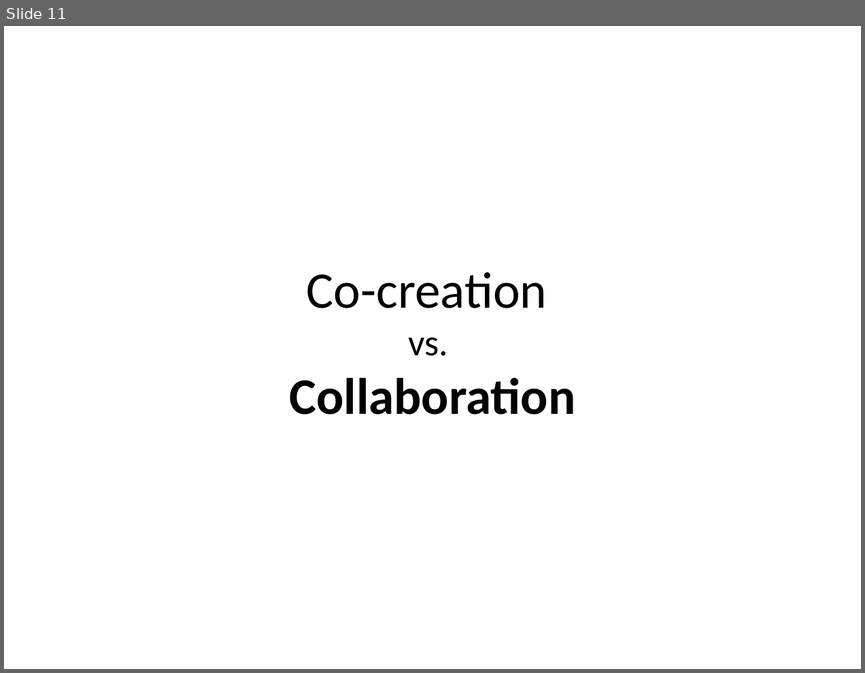
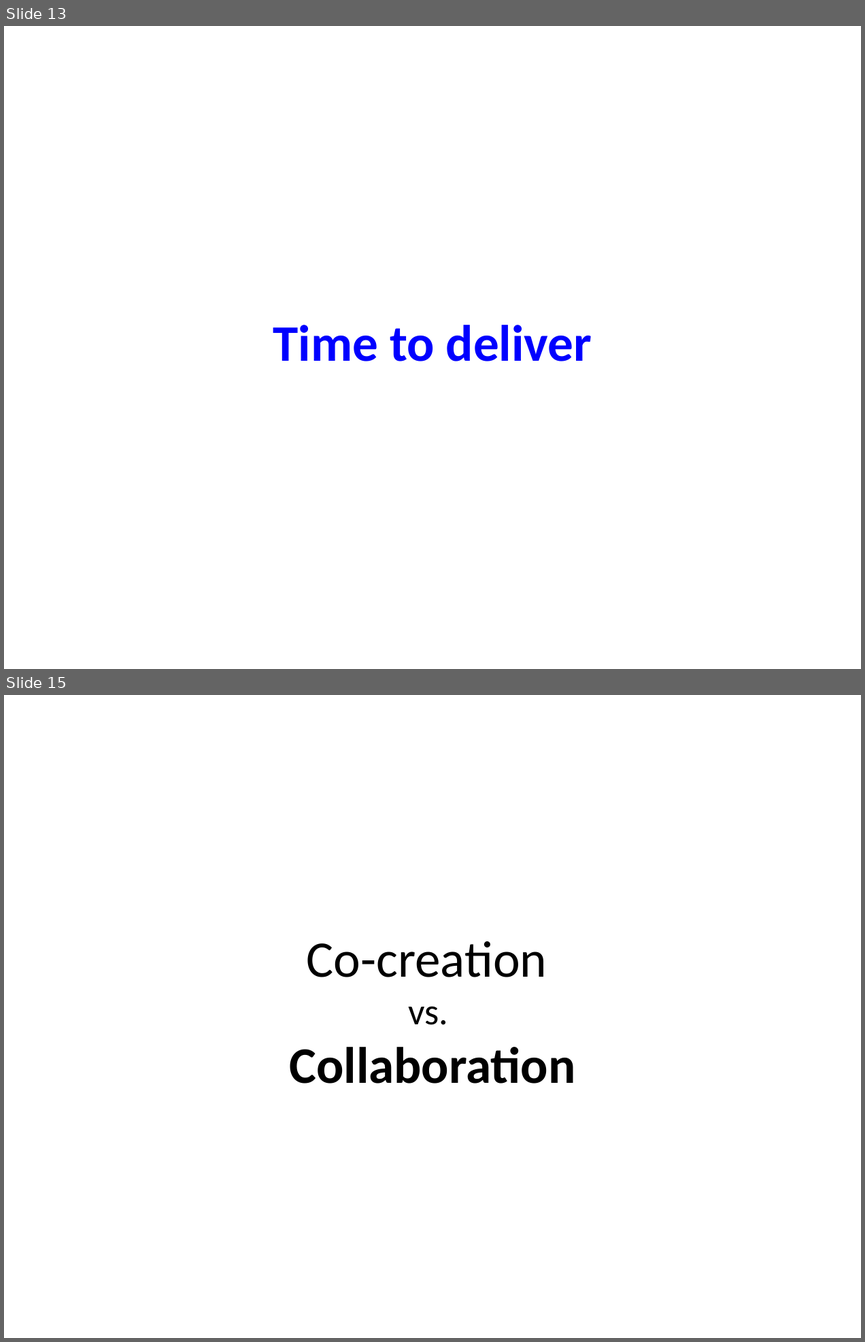
Before and after one commit to maaretp/TalesOfDeveloperTesterCollaboration, a slide deck: Tales from Tester Developer Collaboration.pptx. Shown one above the other, each under a label of ours: slide 11 before the commit, slides 13 and 15 after it; the slides between them are not shown. The pictures are 865x673 and 865x1342 pixels, drawn with LibreOffice and Linux fonts; fonts in the diff are those of the drawing. Boxes give left, top, right and bottom in pixels: in the first picture for what was removed or moved away, otherwise in the second. Text is boxed around its words. In the diff, an @@ line names an element or a change of style, - is before the commit and + after.

```diff
--- a/Tales from Tester Developer Collaboration.pptx
+++ b/Tales from Tester Developer Collaboration.pptx
@@ slide 13 added at bbox=[4, 26, 861, 669], background #FFFFFF @@
@@ title added at bbox=[273, 325, 592, 361], 43 pt, text #0000FF, bold @@
+Time to deliver
@@ what was slide 11 is now slide 15 @@
```
Also in this commit, not shown: 1 slide changed, 8 other slides added.
